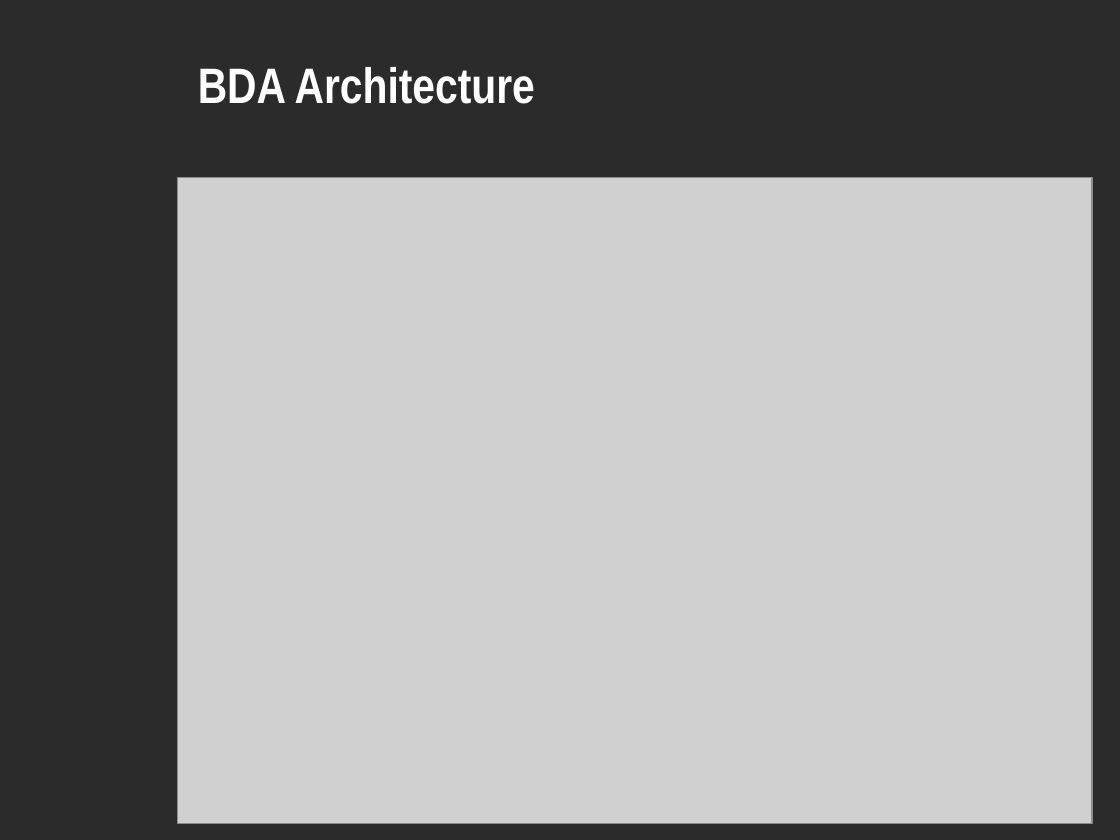
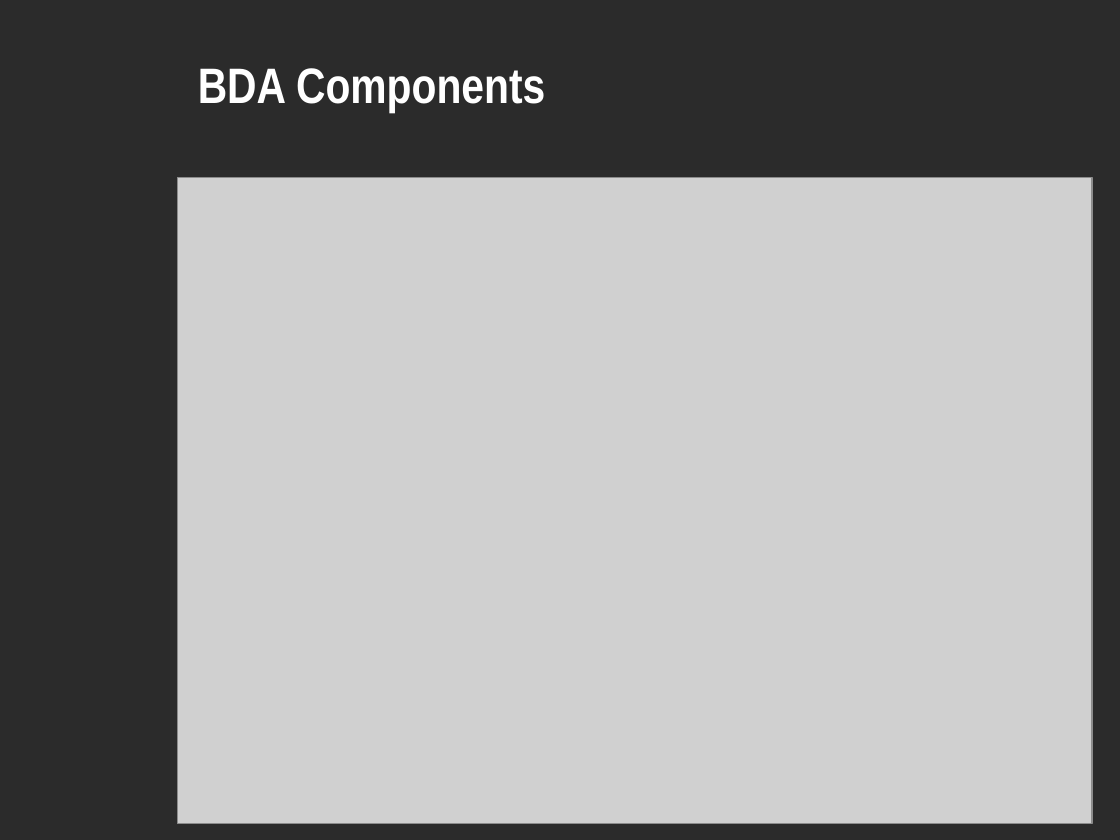
Before and after one commit to NCIP/automation, a slide deck: slide 6 of docs/roadmap/bda-rollout-121708.ppt. Drawn at 1120x840 pixels with LibreOffice and Linux fonts; fonts in the diff are those of the drawing; grey boxes stand for pictures; background and template pictures are left out; a plain dark background stands for a picture behind light text. Boxes give left, top, right and bottom in pixels: in the first picture for what was removed or moved away, otherwise in the second. Text is boxed around its words. In the diff, an @@ line names an element or a change of style, - is before the commit and + after.

```diff
--- a/docs/roadmap/bda-rollout-121708.ppt
+++ b/docs/roadmap/bda-rollout-121708.ppt
@@ title at (198, 68, 545, 113): text changed @@
-BDA Architecture
+BDA Components
```
Also in this commit, not shown: 1 slide added.
